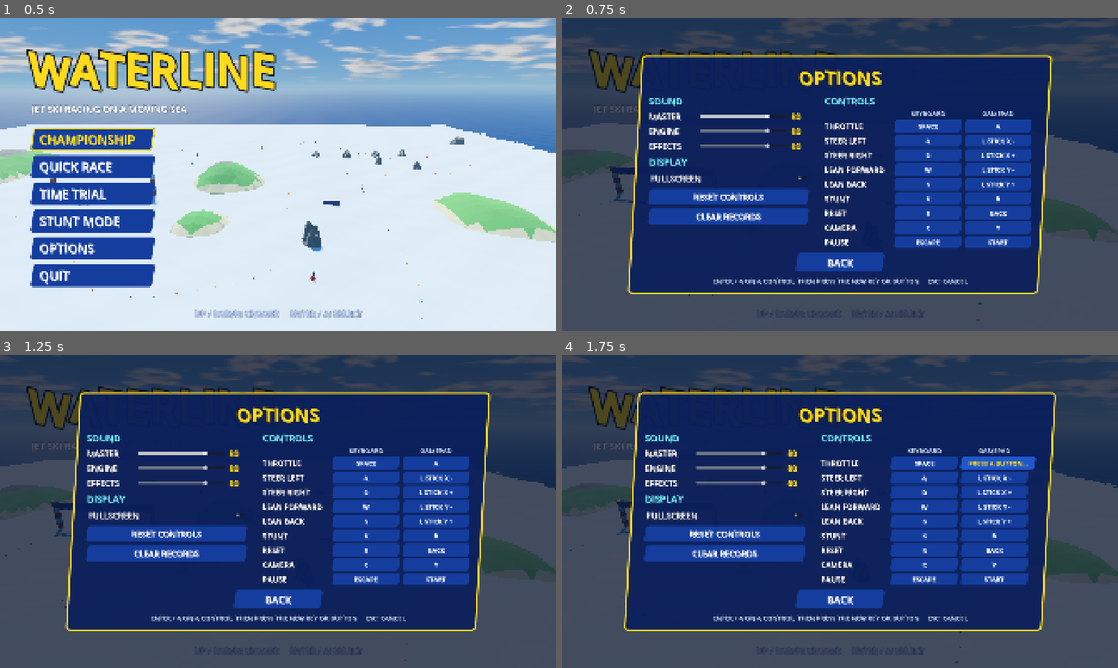
Above: before the commit, frames 1-4 (two rows, left to right).
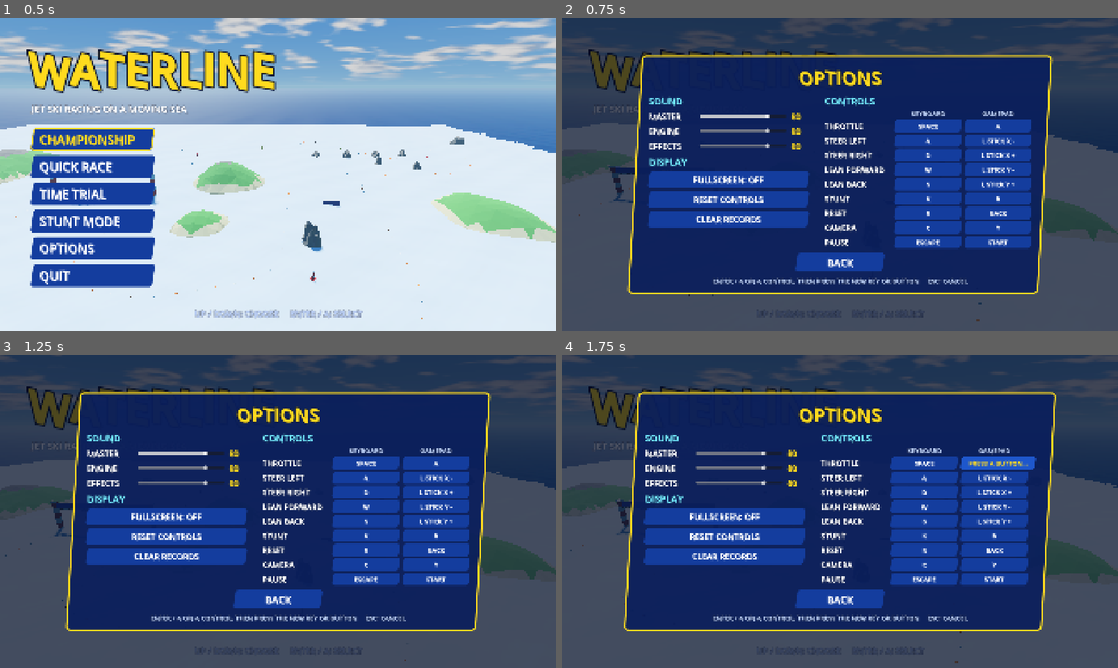
Above: after the commit, the same moments.

Repository: astrosteveo/waterline
Game: Godot game, scene res://menus/main_menu.tscn
Two runs of this game, one before a commit and one after it. Both use one fixed random seed, a clock stepped at 60 frames per second and the inputs below.
Inputs:
- Up to frame 1 (0.5 s): no input
- Up to frame 2 (0.75 s): click "OPTIONS" at 0.5 s
- Up to frame 3 (1.25 s): no input
- Up to frame 4 (1.75 s): click "A" at 1.25 s

Frame 1 is identical in both runs. In frame 2, 3.4% of the frame differs, in the area x 15-45%, y 48-68%; in frame 3, 3.4%; in frame 4, 3.4%.

Commit message:
Fix spray at the waterline, the lap-record call and options focus (#3)
Found by the milestone 8 playtest:
- Spray particles fade out above the water (a shader reads the wave height under
  each one) instead of being cut flat by the surface; smaller tail and splash.
- NEW LAP RECORD! compares the lap with the best lap, not the overall gap.
- Closing OPTIONS returns the focus to OPTIONS, not QUIT.
- A fullscreen button you can see, taken bindings swap, race sounds overlap
  instead of cutting off, all craft and race sounds pause, a lone rider hears
  GO!, and softer wake arms.

Co-Authored-By: Claude <noreply@anthropic.com>

Diff:
--- a/effects/engine_sound.gd
+++ b/effects/engine_sound.gd
@@ -62,7 +62,7 @@
 func _notification(what: int) -> void:
 	# Silence the engine while the game is paused, and pick up where it was after.
 	if what == NOTIFICATION_PAUSED or what == NOTIFICATION_UNPAUSED:
-		for player in [_engine, _hiss]:
+		for player in [_engine, _hiss, _splash]:
 			if player != null:
 				player.stream_paused = what == NOTIFICATION_PAUSED
 
--- a/effects/spray.gd
+++ b/effects/spray.gd
@@ -19,6 +19,7 @@
 var _carve_right: GPUParticles3D
 var _splash: GPUParticles3D
 var _draw_mesh: QuadMesh
+var _material: ShaderMaterial
 
 
 func _ready() -> void:
@@ -26,7 +27,7 @@
 		craft = get_parent() as JetSki
 	_draw_mesh = _make_draw_mesh()
 	# Rooster tail: up and back from the nozzle.
-	_tail = _emitter("RoosterTail", Vector3(0.0, 0.25, 1.45), Vector3(0.0, 0.9, 0.45), 5.0, 5.0, 7.0, 0.6, 110, 0.3, 2.0, 0.95)
+	_tail = _emitter("RoosterTail", Vector3(0.0, 0.25, 1.45), Vector3(0.0, 0.75, 0.65), 5.0, 3.5, 5.0, 0.5, 90, 0.22, 1.8, 0.95)
 	# Bow spray: out and up from either side of the bow.
 	_bow_left = _emitter("BowLeft", Vector3(-0.5, 0.45, -0.85), Vector3(-0.8, 1.0, 0.2), 15.0, 2.0, 3.0, 0.35, 40, 0.3, 1.4, 0.95)
 	_bow_right = _emitter("BowRight", Vector3(0.5, 0.45, -0.85), Vector3(0.8, 1.0, 0.2), 15.0, 2.0, 3.0, 0.35, 40, 0.3, 1.4, 0.95)
@@ -34,7 +35,7 @@
 	_carve_left = _emitter("CarveLeft", Vector3(-0.6, 0.4, 0.1), Vector3(-0.9, 1.0, 0.3), 15.0, 3.0, 5.5, 0.55, 90, 0.45, 2.0, 0.85)
 	_carve_right = _emitter("CarveRight", Vector3(0.6, 0.4, 0.1), Vector3(0.9, 1.0, 0.3), 15.0, 3.0, 5.5, 0.55, 90, 0.45, 2.0, 0.85)
 	# Landing splash: a burst all round the hull.
-	_splash = _emitter("Splash", Vector3(0.0, 0.35, 0.0), Vector3(0.0, 1.0, 0.0), 55.0, 2.5, 6.0, 0.8, 140, 0.45, 2.0, 0.5)
+	_splash = _emitter("Splash", Vector3(0.0, 0.35, 0.0), Vector3(0.0, 1.0, 0.0), 55.0, 2.0, 4.5, 0.7, 90, 0.3, 1.8, 0.5)
 	_splash.one_shot = true
 	_splash.explosiveness = 0.9
 	_splash.emitting = false
@@ -118,9 +119,9 @@
 	scale_texture.curve = scale_curve
 	material.scale_curve = scale_texture
 	var ramp := Gradient.new()
-	ramp.set_color(0, Color(1, 1, 1, 0.85))
+	ramp.set_color(0, Color(1, 1, 1, 0.7))
 	ramp.set_color(1, Color(1, 1, 1, 0.0))
-	ramp.add_point(0.6, Color(1, 1, 1, 0.6))
+	ramp.add_point(0.6, Color(1, 1, 1, 0.5))
 	var ramp_texture := GradientTexture1D.new()
 	ramp_texture.gradient = ramp
 	material.color_ramp = ramp_texture
@@ -130,12 +131,13 @@
 	return particles
 
 
-## A soft round billboard, lit so the spray darkens at night.
+## A soft round billboard, lit so the spray darkens at night, fading out at the water and
+## near the camera ([code]spray.gdshader[/code]).
 func _make_draw_mesh() -> QuadMesh:
 	var gradient := Gradient.new()
 	gradient.set_color(0, Color(1, 1, 1, 1))
 	gradient.set_color(1, Color(1, 1, 1, 0))
-	gradient.add_point(0.45, Color(1, 1, 1, 0.75))
+	gradient.add_point(0.4, Color(1, 1, 1, 0.8))
 	var texture := GradientTexture2D.new()
 	texture.gradient = gradient
 	texture.fill = GradientTexture2D.FILL_RADIAL
@@ -143,25 +145,17 @@
 	texture.fill_to = Vector2(1.0, 0.5)
 	texture.width = 64
 	texture.height = 64
-	var material := StandardMaterial3D.new()
-	material.albedo_texture = texture
-	material.albedo_color = Color(0.95, 0.98, 1.0)
-	material.vertex_color_use_as_albedo = true
-	material.transparency = BaseMaterial3D.TRANSPARENCY_ALPHA
-	material.billboard_mode = BaseMaterial3D.BILLBOARD_PARTICLES
-	# Keep each particle's own size; without this every particle draws a full meter across.
-	material.billboard_keep_scale = true
-	material.roughness = 1.0
-	material.specular_mode = BaseMaterial3D.SPECULAR_DISABLED
-	# Fade out close to the camera, so the chase camera never looks through a cloud.
-	material.distance_fade_mode = BaseMaterial3D.DISTANCE_FADE_PIXEL_ALPHA
-	material.distance_fade_min_distance = 3.0
-	material.distance_fade_max_distance = 6.0
-	# Spray glows with light from behind it, as thin water does.
-	material.backlight_enabled = true
-	material.backlight = Color(0.85, 0.9, 0.95)
+	_material = ShaderMaterial.new()
+	_material.shader = preload("res://effects/spray.gdshader")
+	_material.set_shader_parameter(&"puff", texture)
 	# Drawn over the water, which is in the transparent pass too.
-	material.render_priority = 2
+	_material.render_priority = 2
+	Ocean.add_follower(_material)
 	var quad := QuadMesh.new()
-	quad.material = material
+	quad.material = _material
 	return quad
+
+
+func _exit_tree() -> void:
+	if _material != null:
+		Ocean.remove_follower(_material)
--- /dev/null
+++ b/effects/spray.gdshader
@@ -0,0 +1,49 @@
+// Spray particles: soft billboards that fade out as they reach the water. Each particle reads
+// the wave height under its centre from the same Gerstner waves the water draws (the Ocean
+// autoload keeps the wave uniforms in step), so a falling droplet sinks out of sight softly
+// instead of being cut flat by the water surface. They also fade close to the camera.
+shader_type spatial;
+render_mode blend_mix, depth_draw_never, cull_disabled, specular_disabled;
+
+#include "res://water/gerstner.gdshaderinc"
+
+uniform float water_level = 0.0;
+uniform sampler2D puff : source_color, filter_linear, hint_default_white;
+uniform vec3 tint : source_color = vec3(0.95, 0.98, 1.0);
+// Light passing through from behind, as through thin water.
+uniform vec3 backlight_color : source_color = vec3(0.85, 0.9, 0.95);
+// Fully faded this far above the water surface and below; opaque above.
+uniform float waterline_fade = 0.35;
+// Fade in between these distances from the camera.
+uniform float near_fade_start = 3.0;
+uniform float near_fade_end = 6.0;
+
+varying float water_y;
+varying vec3 world_position;
+
+void vertex() {
+	// Face the camera, keeping the particle's own size.
+	mat4 facing = mat4(INV_VIEW_MATRIX[0], INV_VIEW_MATRIX[1], INV_VIEW_MATRIX[2], MODEL_MATRIX[3]);
+	mat4 sized = facing * mat4(vec4(length(MODEL_MATRIX[0].xyz), 0.0, 0.0, 0.0),
+			vec4(0.0, length(MODEL_MATRIX[1].xyz), 0.0, 0.0),
+			vec4(0.0, 0.0, length(MODEL_MATRIX[2].xyz), 0.0), vec4(0.0, 0.0, 0.0, 1.0));
+	MODELVIEW_MATRIX = VIEW_MATRIX * sized;
+	MODELVIEW_NORMAL_MATRIX = mat3(MODELVIEW_MATRIX);
+	world_position = (sized * vec4(VERTEX, 1.0)).xyz;
+	// The water under the particle's centre (its rest position is close enough to its x, z).
+	vec3 offset;
+	vec3 tangent_x;
+	vec3 tangent_z;
+	gerstner_sum(MODEL_MATRIX[3].xz, 0.0, offset, tangent_x, tangent_z);
+	water_y = offset.y + water_level;
+}
+
+void fragment() {
+	float above = world_position.y - water_y;
+	float waterline = smoothstep(0.0, waterline_fade, above);
+	float near = smoothstep(near_fade_start, near_fade_end, distance(world_position, CAMERA_POSITION_WORLD));
+	ALBEDO = tint * COLOR.rgb;
+	ALPHA = texture(puff, UV).a * COLOR.a * waterline * near;
+	ROUGHNESS = 1.0;
+	BACKLIGHT = backlight_color;
+}
--- a/effects/wake.gd
+++ b/effects/wake.gd
@@ -121,8 +121,8 @@
 	# The churned trail: wide behind the stern, widening and fading quickly.
 	_ribbon(vertices, colors, uvs, indices, 0.0, 1.0, 0.9, trail_life, 1.0)
 	# The two arms of the V.
-	_ribbon(vertices, colors, uvs, indices, -1.0, 0.6, 0.45, arm_life, 0.85)
-	_ribbon(vertices, colors, uvs, indices, 1.0, 0.6, 0.45, arm_life, 0.85)
+	_ribbon(vertices, colors, uvs, indices, -1.0, 0.8, 0.55, arm_life, 0.7)
+	_ribbon(vertices, colors, uvs, indices, 1.0, 0.8, 0.55, arm_life, 0.7)
 	if indices.is_empty():
 		return
 	var arrays := []
--- a/effects/wake.gdshader
+++ b/effects/wake.gdshader
@@ -31,7 +31,8 @@
 	float edge = 1.0 - abs(UV.x * 2.0 - 1.0);
 	float noise = texture(foam_noise, world_xz * noise_scale).r;
 	// Strong foam breaks up into patches as it fades.
-	float foam = smoothstep(0.0, 0.5, edge) * mix(smoothstep(0.3, 0.7, noise), 1.0, COLOR.a * 0.6);
+	// Edges fade over most of the ribbon's width, so the arms never show as hard stripes.
+	float foam = smoothstep(0.0, 0.9, edge) * mix(smoothstep(0.3, 0.7, noise), 1.0, COLOR.a * 0.4);
 	ALBEDO = foam_color;
 	ROUGHNESS = 1.0;
 	ALPHA = clamp(foam * COLOR.a, 0.0, 1.0);
--- a/game/settings.gd
+++ b/game/settings.gd
@@ -46,14 +46,32 @@
 
 
 ## Replaces [param action]'s keyboard binding (or its gamepad binding, when
-## [param event] is a gamepad event) with [param event], and takes it off any other
-## rebindable action that had it.
+## [param event] is a gamepad event) with [param event]. Another rebindable action that had
+## [param event] gets [param action]'s old binding in its place, so the two swap and no
+## action is left without one.
 func rebind(action: StringName, event: InputEvent) -> void:
 	var pad := _is_pad(event)
+	var old: InputEvent = null
+	for existing in InputMap.action_get_events(action):
+		if _is_pad(existing) == pad:
+			old = existing
+			break
+	if old != null and _same(old, event):
+		return
 	for other in REBINDABLE:
-		for existing in InputMap.action_get_events(other):
-			if _same(existing, event):
-				InputMap.action_erase_event(other, existing)
+		if other == action:
+			continue
+		var events := InputMap.action_get_events(other)
+		var changed := false
+		for i in events.size():
+			if _same(events[i], event):
+				events[i] = old
+				changed = true
+		if changed:
+			InputMap.action_erase_events(other)
+			for kept in events:
+				if kept != null:
+					InputMap.action_add_event(other, kept)
 	# Replace the first binding of the same kind where it stands, so it stays the one shown.
 	var events := InputMap.action_get_events(action)
 	var replaced := false
--- a/menus/main_menu.gd
+++ b/menus/main_menu.gd
@@ -23,7 +23,8 @@
 	get_node(^"UI/Root").add_child(panel)
 	panel.closed.connect(func() -> void:
 		list.visible = true
-		_buttons[5].grab_focus())
+		# Back on OPTIONS (the button after the four modes).
+		_buttons[4].grab_focus())
 
 
 func _build_ui() -> void:
--- a/menus/options_panel.gd
+++ b/menus/options_panel.gd
@@ -75,13 +75,12 @@
 		if _first == null:
 			_first = slider
 	left.add_child(MenuStyle.label("DISPLAY", 32, MenuStyle.CYAN))
-	var fullscreen := CheckButton.new()
+	var fullscreen := MenuStyle.button("", 28, Vector2(380, 56))
 	fullscreen.name = "Fullscreen"
-	fullscreen.text = "FULLSCREEN"
-	fullscreen.button_pressed = Settings.fullscreen
-	fullscreen.add_theme_font_override(&"font", MenuStyle.font())
-	fullscreen.add_theme_font_size_override(&"font_size", 28)
-	fullscreen.toggled.connect(Settings.set_fullscreen)
+	fullscreen.text = "FULLSCREEN: %s" % ("ON" if Settings.fullscreen else "OFF")
+	fullscreen.pressed.connect(func() -> void:
+		Settings.set_fullscreen(not Settings.fullscreen)
+		fullscreen.text = "FULLSCREEN: %s" % ("ON" if Settings.fullscreen else "OFF"))
 	left.add_child(fullscreen)
 	var reset := MenuStyle.button("RESET CONTROLS", 28, Vector2(380, 56))
 	reset.name = "ResetControls"
--- a/race/announcer.gd
+++ b/race/announcer.gd
@@ -67,7 +67,7 @@
 	if race == null:
 		return
 	race.countdown_changed.connect(_on_countdown)
-	race.started.connect(func() -> void: say("AND THEY'RE OFF!" if not Game.is_solo() else "GO!", PRIORITY_HIGH))
+	race.started.connect(func() -> void: say("AND THEY'RE OFF!" if race.racers.size() > 1 else "GO!", PRIORITY_HIGH))
 	race.racer_crashed.connect(_on_crashed)
 	race.racer_landed.connect(_on_landed)
 	race.racer_disqualified.connect(func(racer: RacerState) -> void:
@@ -198,9 +198,13 @@
 				say("%d RINGS IN A ROW!" % chain, PRIORITY_NORMAL))
 		race.stunt_mode.ring_missed.connect(func(_ring: StuntRing) -> void: _chain_called = 0)
 	if race.time_trial != null:
-		race.time_trial.split.connect(func(_lap: int, _lap_time: float, difference: float) -> void:
-			if not is_nan(difference) and difference < 0.0:
-				say("NEW LAP RECORD!", PRIORITY_HIGH))
+		var best := [race.time_trial.record_lap]
+		race.time_trial.split.connect(func(_lap: int, lap_time: float, _difference: float) -> void:
+			# The lap itself against the best lap so far (the record, then this run's laps).
+			if lap_time < best[0]:
+				if best[0] < INF:
+					say("NEW LAP RECORD!", PRIORITY_HIGH)
+				best[0] = lap_time)
 
 
 func _on_crashed(racer: RacerState, _reason: StringName) -> void:
--- a/race/race_sounds.gd
+++ b/race/race_sounds.gd
@@ -6,15 +6,18 @@
 
 @export var race: Race
 
-var _player: AudioStreamPlayer
+var _players: Array[AudioStreamPlayer] = []
+var _next := 0
 var _modes_connected := false
 
 
 func _ready() -> void:
-	_player = AudioStreamPlayer.new()
-	_player.bus = &"Effects"
-	_player.max_polyphony = 4
-	add_child(_player)
+	# One player per sound playing at once: setting a player's stream stops what it plays.
+	for i in 4:
+		var player := AudioStreamPlayer.new()
+		player.bus = &"Effects"
+		add_child(player)
+		_players.append(player)
 	if race == null:
 		return
 	race.countdown_changed.connect(func(left: int) -> void:
@@ -38,6 +41,14 @@
 
 
 func _play(stream: AudioStream, volume_db: float) -> void:
-	_player.stream = stream
-	_player.volume_db = volume_db
-	_player.play()
+	var player := _players[_next]
+	_next = (_next + 1) % _players.size()
+	player.stream = stream
+	player.volume_db = volume_db
+	player.play()
+
+
+func _notification(what: int) -> void:
+	if what == NOTIFICATION_PAUSED or what == NOTIFICATION_UNPAUSED:
+		for player in _players:
+			player.stream_paused = what == NOTIFICATION_PAUSED
--- a/test/scenarios/menu_options.scenario.json
+++ b/test/scenarios/menu_options.scenario.json
@@ -68,12 +68,27 @@
       "name": "Escape closes the panel"
     },
     {
+      "expect": "scene.get_viewport().gui_get_focus_owner().name",
+      "equals": "Options",
+      "name": "closing the options puts the focus back on OPTIONS"
+    },
+    {
+      "eval": "Settings.rebind('steer_right', Settings._defaults['steer_left'][0])"
+    },
+    {
+      "expect": "[Settings.binding_text('steer_right', false), Settings.binding_text('steer_left', false)]",
+      "equals": [
+        "A",
+        "D"
+      ],
+      "name": "taking another action's key swaps the two"
+    },
+    {
+      "eval": "Settings.reset_controls()"
+    },
+    {
       "expect": "Settings.load_from_disk() == null and Settings.binding_text('stunt', false) == 'L' and abs(Settings.volumes['master'] - 0.7) < 0.001",
       "name": "the settings were saved and load back"
-    },
-    {
-      "step": 3,
-      "tap": "ui_up"
     },
     {
       "step": 3,
--- a/test/scenarios/mode_time_trial.scenario.json
+++ b/test/scenarios/mode_time_trial.scenario.json
@@ -83,6 +83,24 @@
       "expect": "time_trial.ghost.get_child(0).ghost",
       "equals": true,
       "name": "drawn as a ghost"
+    },
+    {
+      "eval": "get_node('Announcer').set_meta('n', get_node('Announcer').history.size())"
+    },
+    {
+      "eval": "time_trial.split.emit(5, time_trial.record_lap + 3.0, -2.0)"
+    },
+    {
+      "expect": "get_node('Announcer').history.size() == get_node('Announcer').get_meta('n')",
+      "name": "a lap slower than the lap record isn't called a record, even when ahead of the record run"
+    },
+    {
+      "eval": "time_trial.split.emit(6, time_trial.record_lap - 0.5, 4.0)"
+    },
+    {
+      "expect": "get_node('Announcer').history.back()[1]",
+      "equals": "NEW LAP RECORD!",
+      "name": "a lap faster than the lap record is called, even when behind the record run"
     }
   ]
 }
Not shown, added: effects/spray.gdshader.uid
Not shown, changed: NOTES.md
